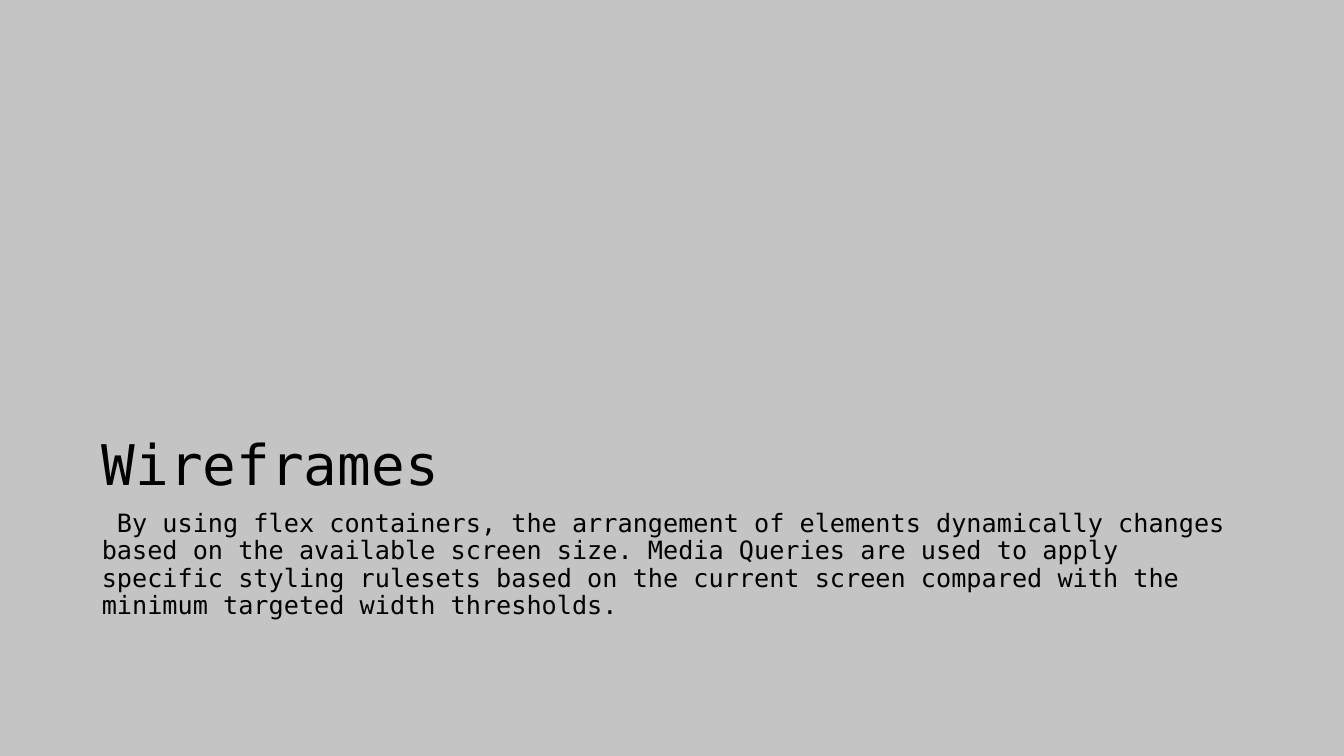
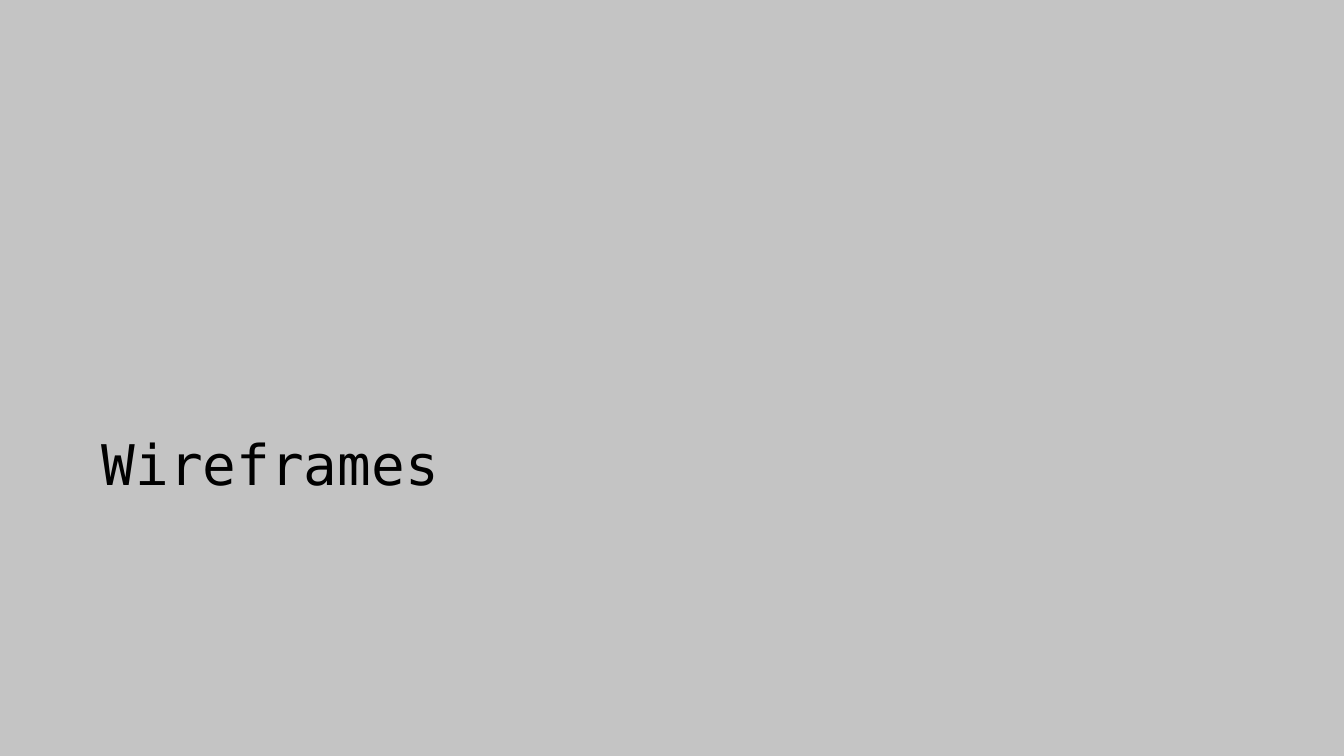
Before and after one commit to corey-richardson/ArrowTrack, a slide deck: slide 21 of 10-Final_Presentation/Presentation.pptx. Drawn at 1344x756 pixels with LibreOffice and Linux fonts; fonts in the diff are those of the drawing. Boxes give left, top, right and bottom in pixels: in the first picture for what was removed or moved away, otherwise in the second. Text is boxed around its words. In the diff, an @@ line names an element or a change of style, - is before the commit and + after.

```diff
--- a/10-Final_Presentation/Presentation.pptx
+++ b/10-Final_Presentation/Presentation.pptx
@@ text removed at [102, 512, 1224, 620] @@
-By using flex containers, the arrangement of elements dynamically changes based on the available screen size. Media Queries are used to apply specific styling rulesets based on the current screen compared with the minimum targeted width thresholds.
```
Also in this commit, not shown: 4 other slides changed.
